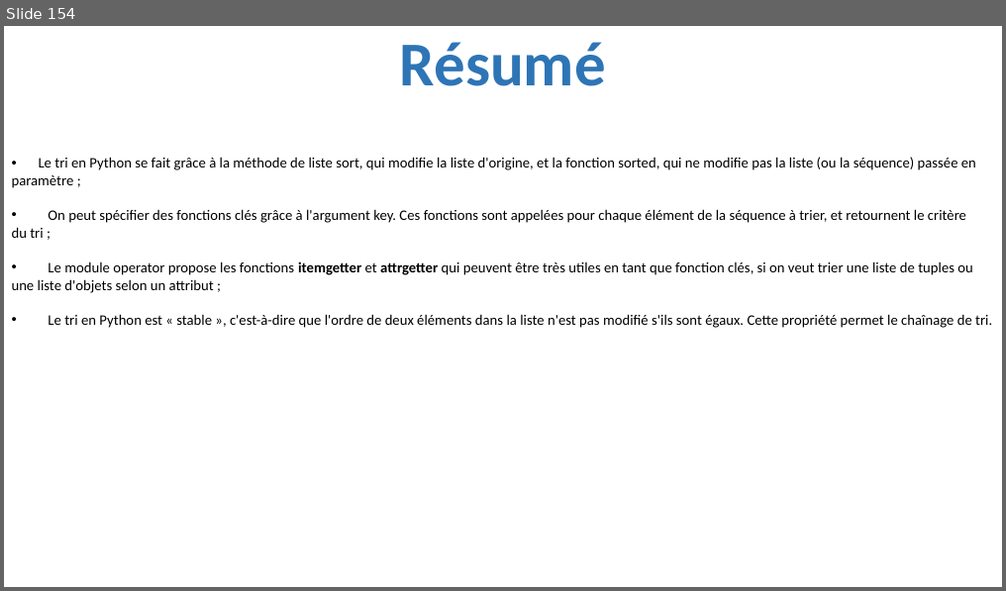
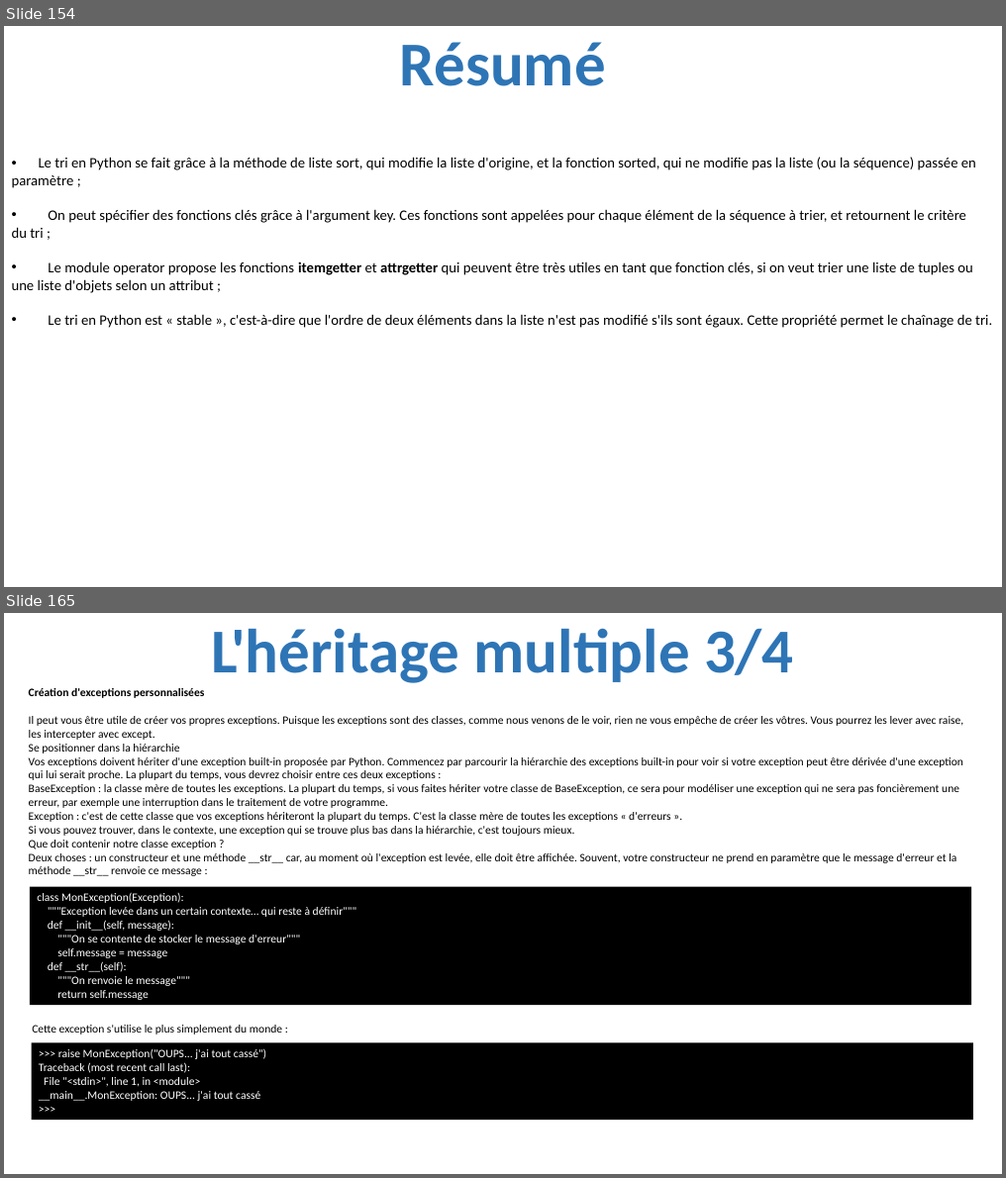
Before and after one commit to julienPalleau/PythonDoc, a slide deck: Python-resume.pptx. Shown one above the other, each under a label of ours: slide 154 before the commit, slides 154 and 165 after it; the slides between them are not shown. The pictures are 1006x591 and 1006x1178 pixels, drawn with LibreOffice and Linux fonts; fonts in the diff are those of the drawing. Boxes give left, top, right and bottom in pixels: in the first picture for what was removed or moved away, otherwise in the second. Text is boxed around its words. In the diff, an @@ line names an element or a change of style, - is before the commit and + after.

```diff
--- a/Python-resume.pptx
+++ b/Python-resume.pptx
@@ slide 165 added at box(4, 613, 1002, 1174), background #FFFFFF @@
@@ title added at box(212, 628, 794, 683), 60 pt, text #2E75B6, bold @@
+L'héritage multiple 3/4
@@ text added at box(29, 688, 963, 876), 11 pt, text #000000 @@
+Création d'exceptions personnalisées
+Il peut vous être utile de créer vos propres exceptions. Puisque les exceptions sont des classes, comme nous venons de le voir, rien ne vous empêche de créer les vôtres. Vous pourrez les lever avec raise, les intercepter avec except.
+Se positionner dans la hiérarchie
+Vos exceptions doivent hériter d'une exception built-in proposée par Python. Commencez par parcourir la hiérarchie des exceptions built-in pour voir si votre exception peut être dérivée d'une exception qui lui serait proche. La plupart du temps, vous devrez choisir entre ces deux exceptions :
+BaseException : la classe mère de toutes les exceptions. La plupart du temps, si vous faites hériter votre classe de BaseException, ce sera pour modéliser une exception qui ne sera pas foncièrement une erreur, par exemple une interruption dans le traitement de votre programme.
+Exception : c'est de cette classe que vos exceptions hériteront la plupart du temps. C'est la classe mère de toutes les exceptions « d'erreurs ».
+Si vous pouvez trouver, dans le contexte, une exception qui se trouve plus bas dans la hiérarchie, c'est toujours mieux.
+Que doit contenir notre classe exception ?
+Deux choses : un constructeur et une méthode __str__ car, au moment où l'exception est levée, elle doit être affichée. Souvent, votre constructeur ne prend en paramètre que le message d'erreur et la méthode __str__ renvoie ce message :
@@ rectangle added at box(30, 887, 971, 1005), fill #000000, 11 pt, text #FFFFFF @@
+class MonException(Exception):
+"""Exception levée dans un certain contexte… qui reste à définir"""
+def __init__(self, message):
+"""On se contente de stocker le message d'erreur"""
+self.message = message
+def __str__(self):
+"""On renvoie le message"""
+return self.message
@@ text added at box(32, 1025, 282, 1035), 11 pt, text #000000 @@
+Cette exception s'utilise le plus simplement du monde :
@@ rectangle added at box(31, 1044, 973, 1121), fill #000000, 11 pt, text #FFFFFF @@
+>>> raise MonException("OUPS... j'ai tout cassé")
+Traceback (most recent call last):
+File "<stdin>", line 1, in <module>
+__main__.MonException: OUPS... j'ai tout cassé
+>>>
```
Also in this commit, not shown: 12 other slides added.
